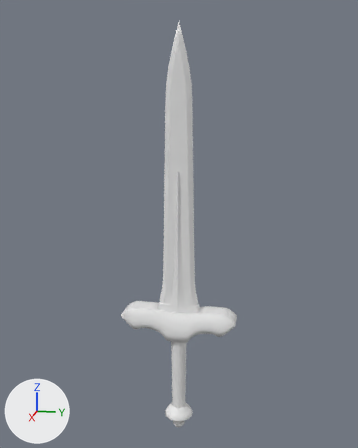
One commit to the FBX model Assignment Prototype/Assets/Art/Sword_Own/CGPT_Sword.fbx: the scene before it, then after it.
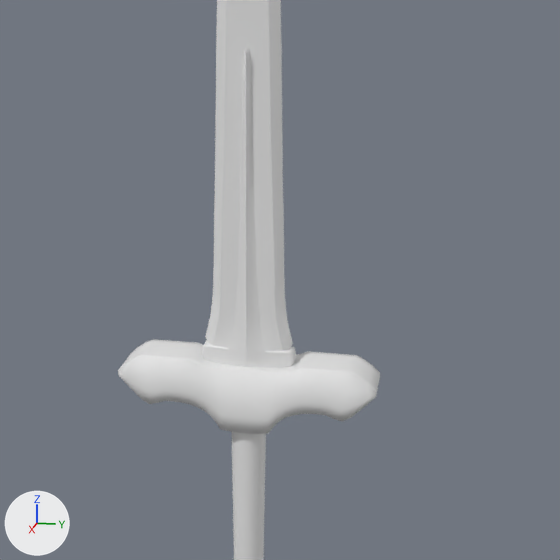
Each version is shown whole from a camera (50 mm lens) standing at (5.24, 1.05, 3.85) and looking at (-0.05, -0.01, 2.53), then close up on the part from 19% to 88% of the width and 34% to 89% of the height. The axes (+X, +Y, +Z) are drawn at lower left. The lights are the same throughout. Where no turn or scale is listed for an object, it has been applied to the vertices.

The first close-up shows 'Bar_low_poly', 'Blade_low_poly', 'Grip_wood'.
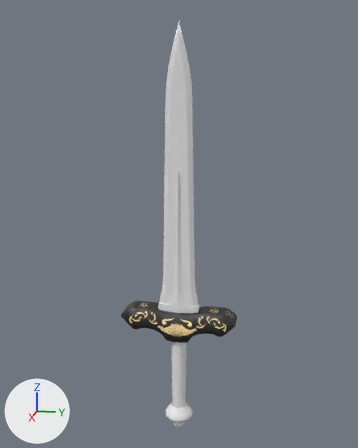
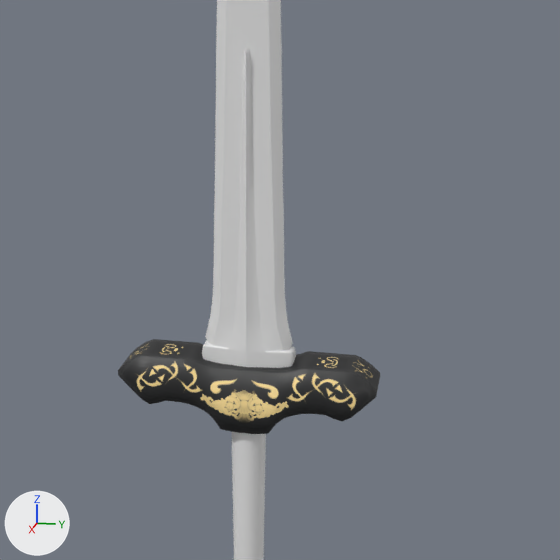
The change, as a diff of the scene's bpy script:
```diff
--- a/Assignment Prototype/Assets/Art/Sword_Own/CGPT_Sword.fbx.py
+++ b/Assignment Prototype/Assets/Art/Sword_Own/CGPT_Sword.fbx.py
@@ img_cgpt_sword_bar_albedotransparency_png @@
+img_cgpt_sword_bar_albedotransparency_png = load_image('CGPT_Sword_Bar_AlbedoTransparency.png', 'Materials/Textures/CGPT_Sword_Bar_AlbedoTransparency.png', 4096, 4096, 'sRGB')
@@ mat_bar_gold @@
+mat_bar_gold = principled_material('Bar_Gold')
+mat_bar_gold.texture = img_cgpt_sword_bar_albedotransparency_png
@@ me_cube_004 @@
 # used by ob_bar_low_poly; location = (0.0, 0.0, 1.171)
-me_cube_004.from_pydata(...)  # 334 vertices, 332 faces; spans x -0.116..0.116, y -0.663..0.663, z 0.0..0.375
+me_cube_004.from_pydata(...)  # 402 vertices, 400 faces; spans x -0.116..0.116, y -0.663..0.663, z 0.0..0.375
+# me_cube_004 part 1
+# 68 vertices are removed from x -0.085, y -0.663..0.663, z 0.0..0.375
+# 136 faces are deleted
+# 68 new vertices lie (-0.082, 0.0, 0.0) away from vertices in x 0.082, y -0.663..0.663, z 0.0..0.375
+# 68 new vertices lie (-0.082, 0.0, 0.0) away from vertices in x 0.0, y -0.663..0.663, z 0.0..0.375
+# 204 new faces join them
+# me_cube_004 part 2: 130 kept faces spanning x -0.116..0.116, y -0.663..0.663, z 0.0..0.375 get new texture (UV) coordinates
+# me_cube_004 part 3: 196 faces spanning x -0.116..0.116, y -0.663..0.663, z 0.0..0.375 switch from mat_bar (white #e7e7e7) to mat_bar_gold (picture img_cgpt_sword_bar_albedotransparency_png)
```

Where the change shows, as pixel boxes (x1, y1, x2, y2) in the close-ups (560 x 560 px; the box of a moved part takes in the faces that stretch with it):
part 1 of me_cube_004, moved or reshaped
    both: (122, 339, 380, 390)
part 2 of me_cube_004, surface changed (white to grey)
    both: (244, 367, 377, 434)
part 3 of me_cube_004, recoloured (white to grey)
    both: (118, 354, 245, 433)
